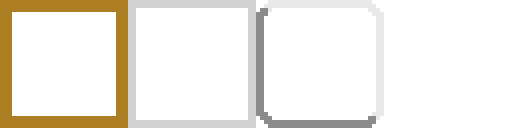
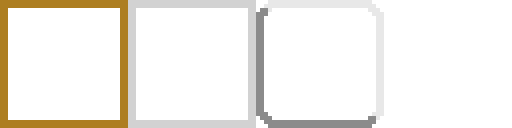
Revision of a layered (512, 128) image; what changed, layer by layer:
painted on "Layer 1" over left=8, top=8, right=120, bottom=120
